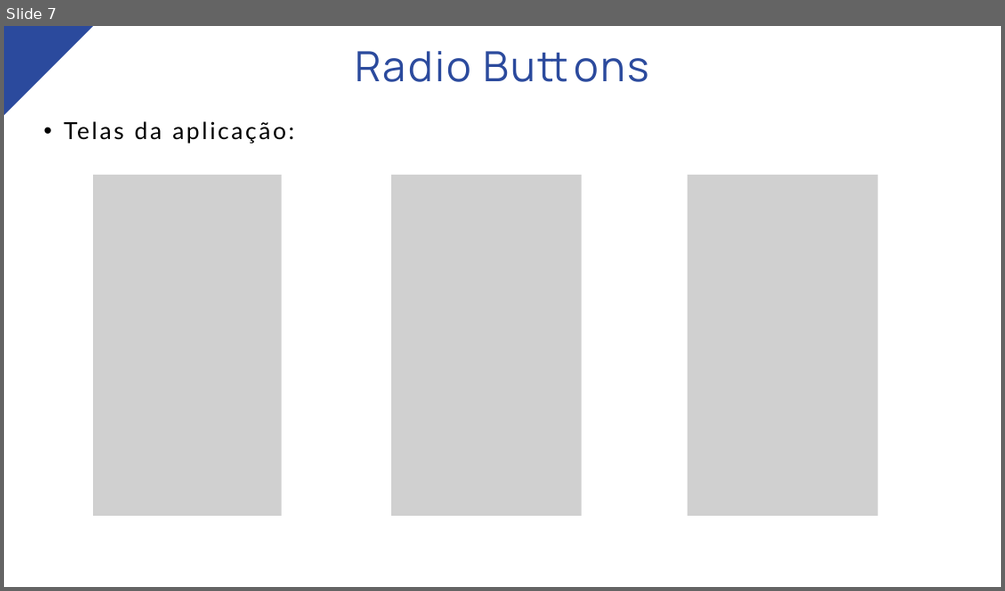
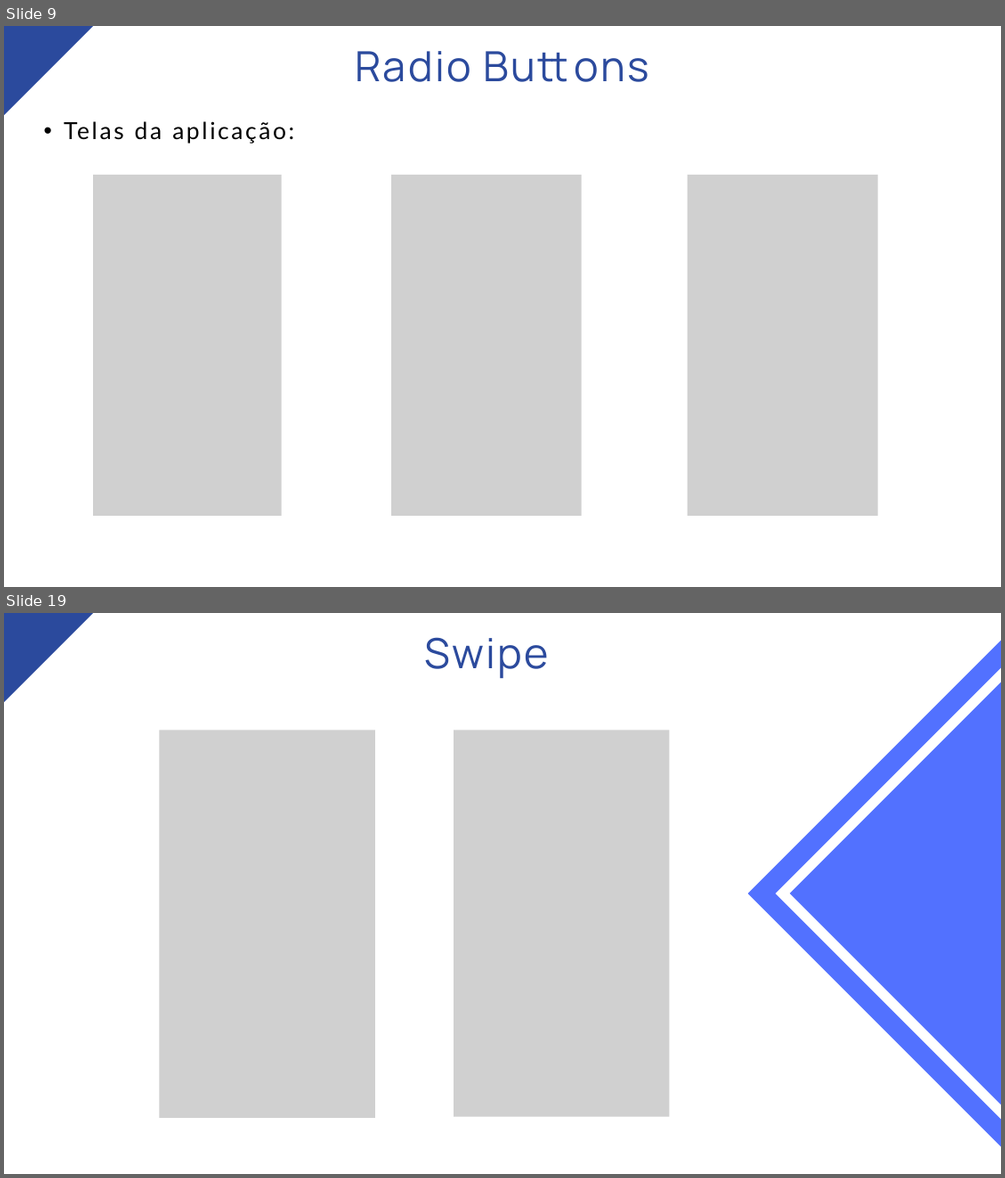
Before and after one commit to marcosdosea/TreinamentoFlutter, a slide deck: Aula14-Componentes de Formulários/Aula14-Componentes de Formulários.pptx. Shown one above the other, each under a label of ours: slide 7 before the commit, slides 9 and 19 after it; the slides between them are not shown. The pictures are 1005x591 and 1005x1178 pixels, drawn with LibreOffice and Linux fonts; fonts in the diff are those of the drawing; grey boxes stand for pictures. Boxes give left, top, right and bottom in pixels: in the first picture for what was removed or moved away, otherwise in the second. Text is boxed around its words. In the diff, an @@ line names an element or a change of style, - is before the commit and + after.

```diff
--- a/Aula14-Componentes de Formulários/Aula14-Componentes de Formulários.pptx
+++ b/Aula14-Componentes de Formulários/Aula14-Componentes de Formulários.pptx
@@ slide 19 added at <box>4,613,1001,1174</box>, background #FFFFFF @@
@@ freeform shape added at <box>4,613,93,702</box>, fill #2B4A9D @@
@@ text added at <box>425,637,550,679</box>, 60 pt, text #2B4A9D @@
+Swipe
@@ freeform shape added at <box>748,640,1001,1146</box>, fill #5271FF @@
@@ freeform shape added at <box>776,667,1001,1119</box>, fill #FFFFFF @@
@@ picture added at <box>159,730,375,1118</box> @@
@@ picture added at <box>453,730,669,1117</box> @@
@@ what was slide 7 is now slide 9 @@
```
Also in this commit, not shown: 7 slides changed, 14 other slides added, 1 other file.
